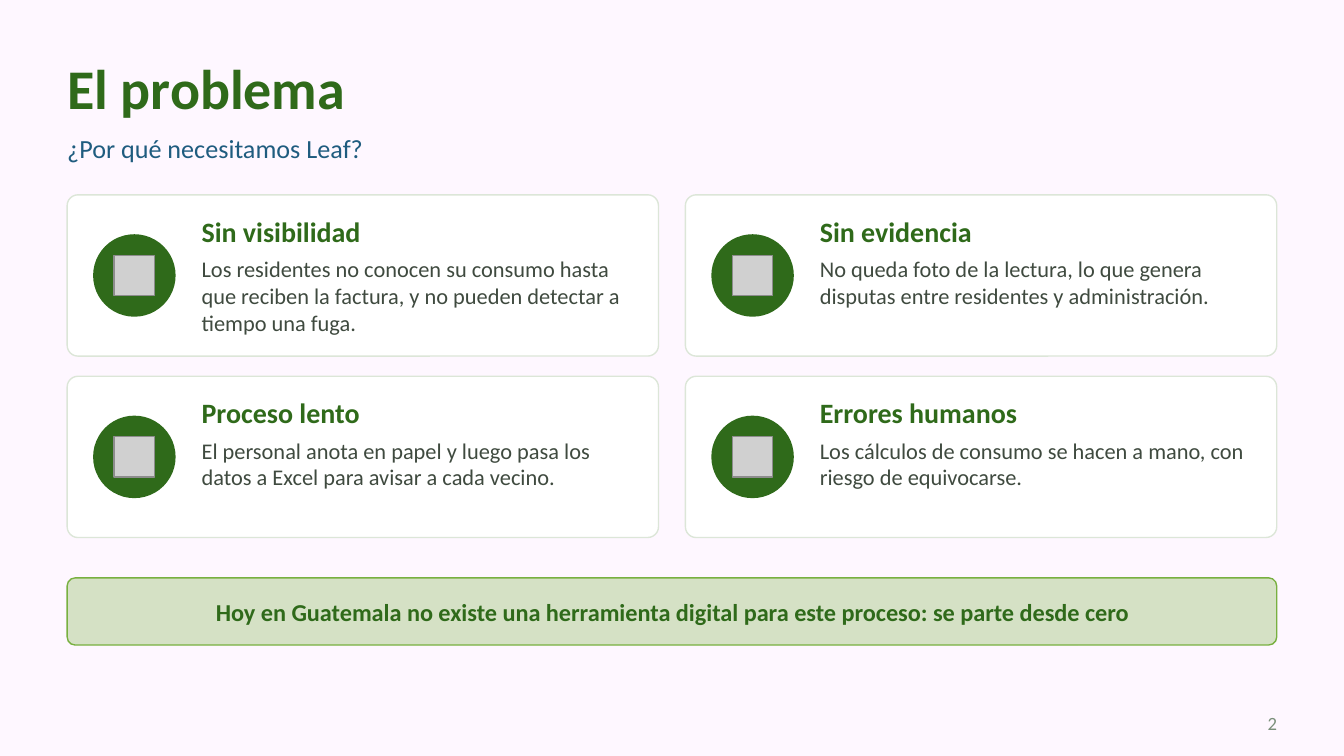
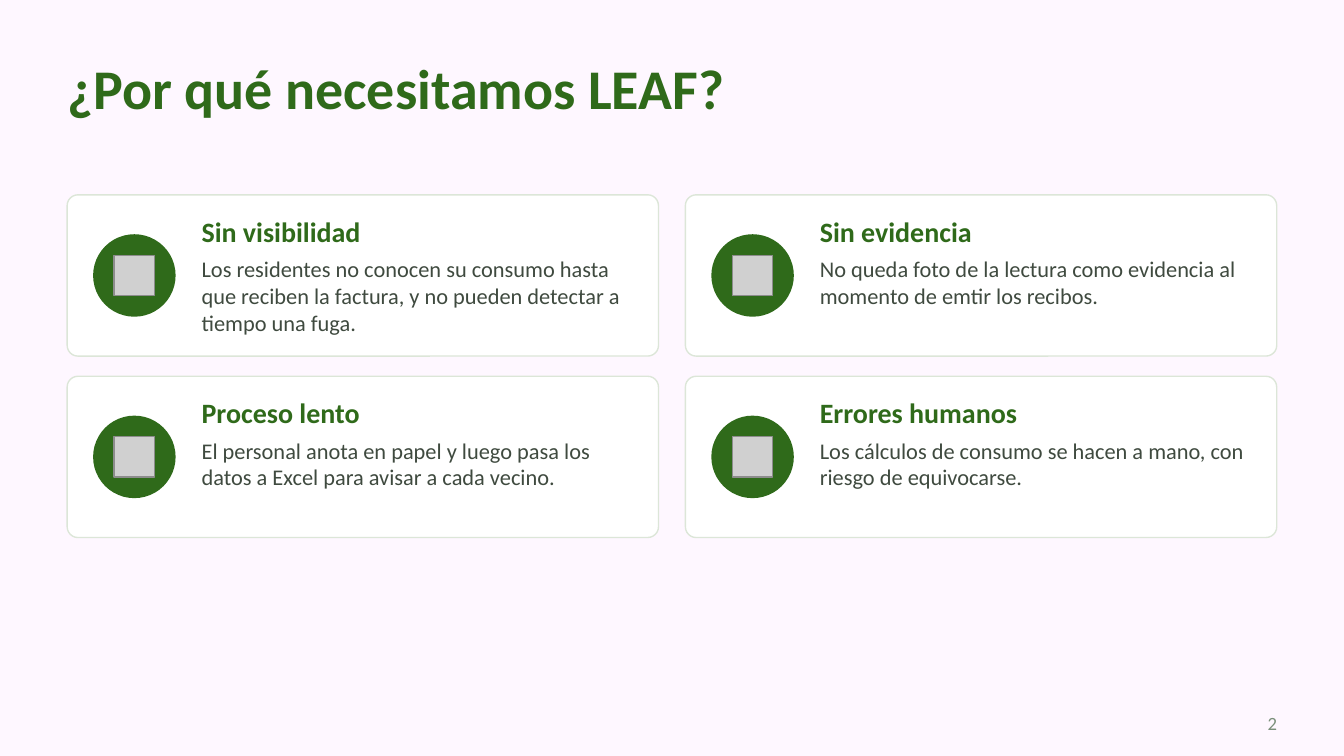
Before and after one commit to Zylohw/Leaf-Counter, a slide deck: slide 2 of docs/Presentacion/Leaf_Presentacion_v1.pptx. Drawn at 1344x756 pixels with LibreOffice and Linux fonts; fonts in the diff are those of the drawing; grey boxes stand for pictures. Boxes give left, top, right and bottom in pixels: in the first picture for what was removed or moved away, otherwise in the second. Text is boxed around its words. In the diff, an @@ line names an element or a change of style, - is before the commit and + after.

```diff
--- a/docs/Presentacion/Leaf_Presentacion_v1.pptx
+++ b/docs/Presentacion/Leaf_Presentacion_v1.pptx
@@ title at (67, 69, 724, 118): text changed @@
-El problema
+¿Por qué necesitamos LEAF?
@@ text removed at (67, 140, 362, 163) @@
-¿Por qué necesitamos Leaf?
@@ text at (820, 261, 1235, 304): text changed @@
-No queda foto de la lectura, lo que genera disputas entre residentes y administración.
+No queda foto de la lectura como evidencia al momento de emtir los recibos.
@@ rounded rectangle removed at (67, 578, 1277, 645) @@
@@ text removed at (216, 604, 1129, 625) @@
-Hoy en Guatemala no existe una herramienta digital para este proceso: se parte desde cero
```
Also in this commit, not shown: 28 other slides changed, 2 slides added, 5 slides removed, 1 other file.
